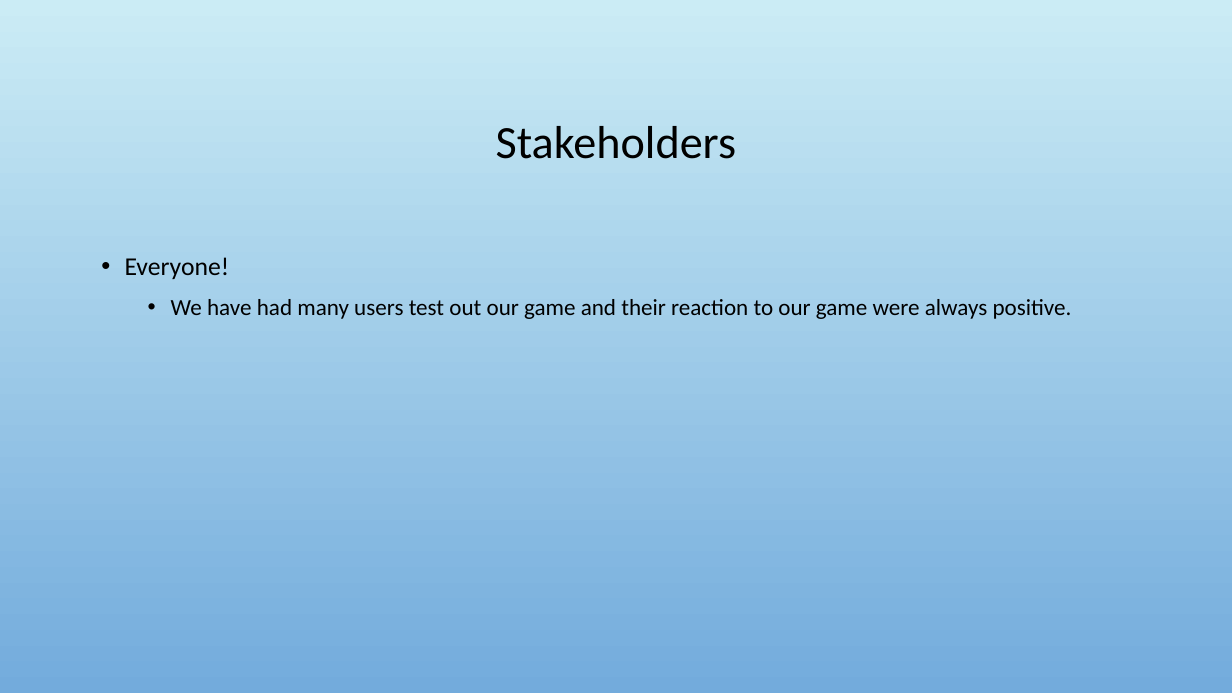
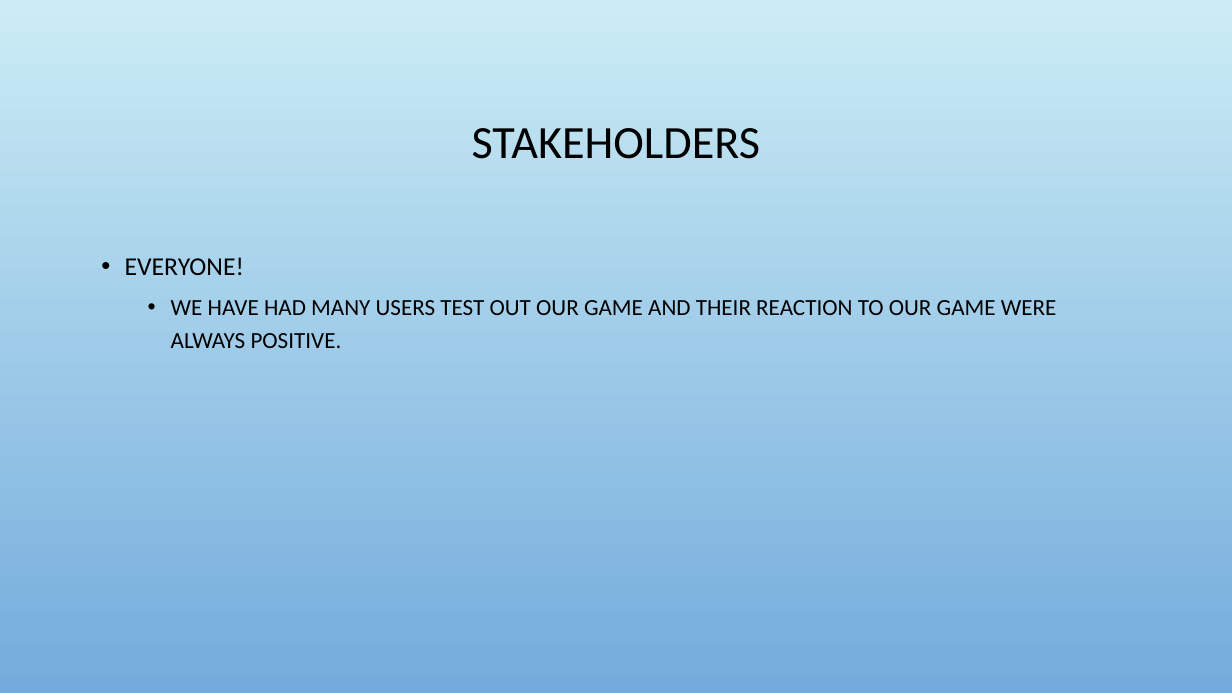
Before and after one commit to Jacobchapman99/ENSE-374-Group07-Project, a slide deck: slide 5 of Milestone4/Milestone 4.ppt. Drawn at 1232x693 pixels with LibreOffice and Linux fonts; fonts in the diff are those of the drawing; background and template pictures are left out. Boxes give left, top, right and bottom in pixels: in the first picture for what was removed or moved away, otherwise in the second. Text is boxed around its words. In the diff, an @@ line names an element or a change of style, - is before the commit and + after.

```diff
--- a/Milestone4/Milestone 4.ppt
+++ b/Milestone4/Milestone 4.ppt
@@ title at (x1=472, y1=128, x2=760, y2=159): text changed @@
-Stakeholders
+STAKEHOLDERS
@@ text at (x1=125, y1=257, x2=1057, y2=348): text changed @@
-• Everyone!
-  • We have had many users test out our game and their reaction to our game were always positive.
+• EVERYONE!
+  • WE HAVE HAD MANY USERS TEST OUT OUR GAME AND THEIR REACTION TO OUR GAME WERE ALWAYS POSITIVE.
```
Also in this commit, not shown: 18 other slides changed.
